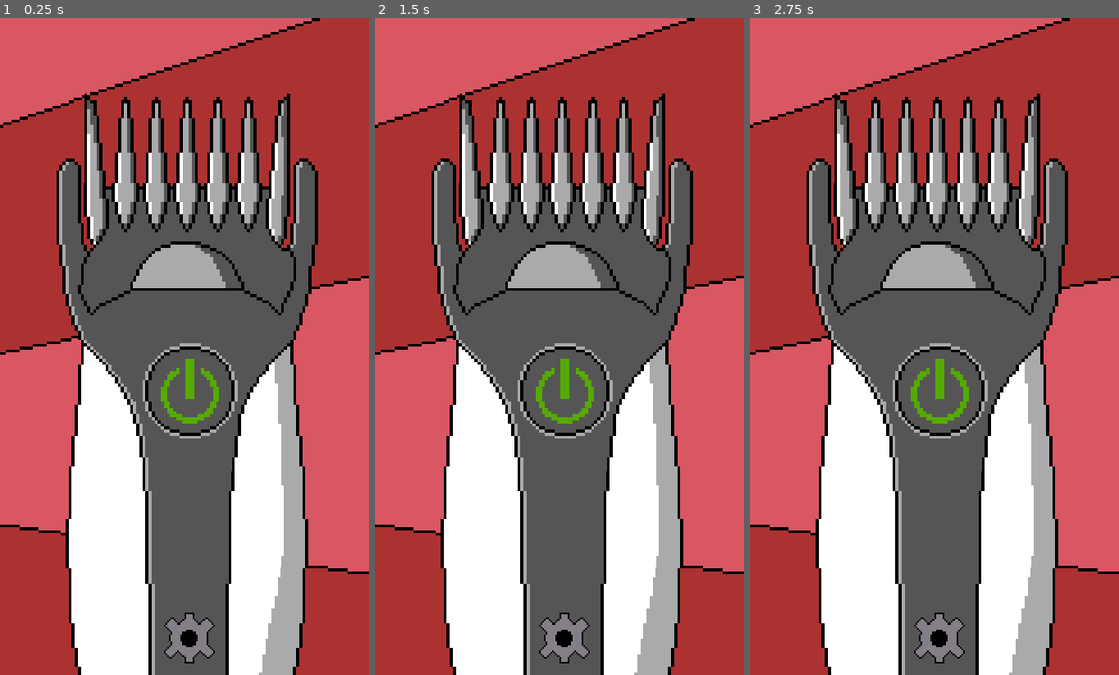
Above: before the commit, frames 1-3 (left to right).
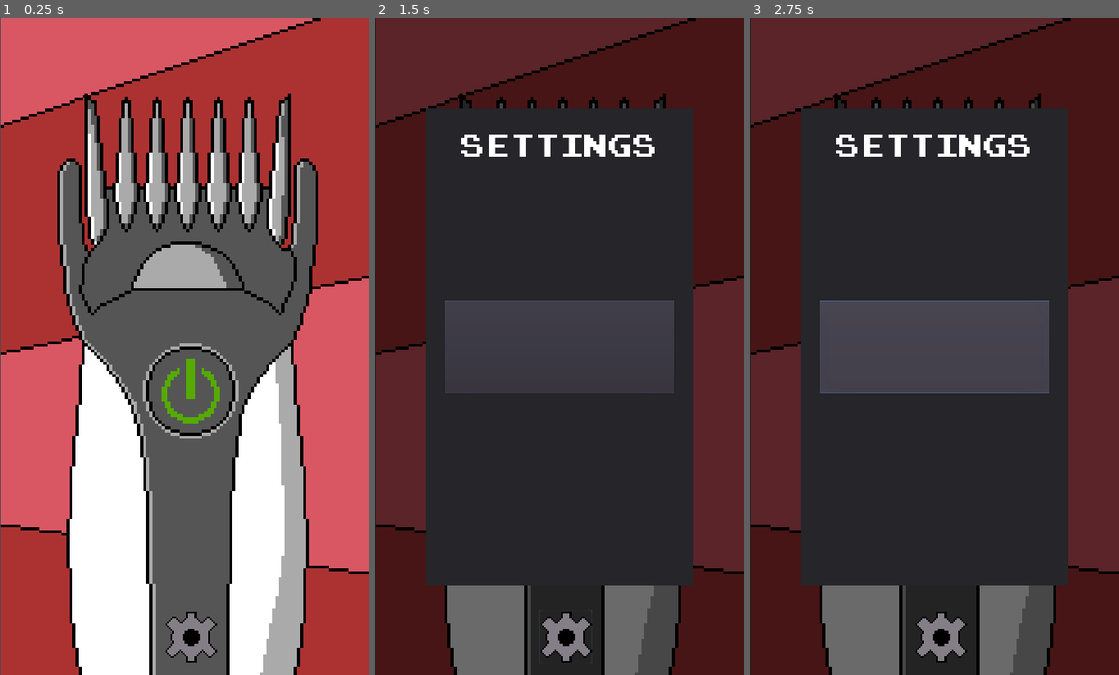
Above: after the commit, the same moments.

Repository: KayckeNizer/Open-virtual-shaver
Game: Godot game, scene res://ActiveApplication.tscn
The game is run twice, just before and just after one commit, with the same random seed, the same clock (stepped at 60 frames per second) and the same inputs.
Inputs (mouse positions are in pixels of both pictures, inside the frame that each line leads up to):
- Up to frame 1 (0.25 s): no input
- Up to frame 2 (1.5 s): click (566, 392) at 0.5 s; click (566, 635) at 1.27 s
- Up to frame 3 (2.75 s): click (934, 346) at 2.02 s

The runs differ from the first frame. In frame 1, 3.7% of the frame differs, in the area x 0-98%, y 0-100%; in frame 2, 97%, in the area x 0-100%, y 0-100%; in frame 3, 92%.

Commit message:
Settings menu partially created
Created the Settings menu scene and the functions. Font choosen.

Diff:
--- a/ActiveApplication.tscn
+++ b/ActiveApplication.tscn
@@ -6,6 +6,8 @@
 [ext_resource path="res://turn_on.gd" type="Script" id=4]
 [ext_resource path="res://Assets/shaver_sound.ogg" type="AudioStream" id=5]
 [ext_resource path="res://Assets/config_icon.png" type="Texture" id=6]
+[ext_resource path="res://Menu.tscn" type="PackedScene" id=7]
+[ext_resource path="res://Button_Settings.gd" type="Script" id=8]
 
 [sub_resource type="Animation" id=1]
 length = 0.001
@@ -56,12 +58,12 @@
 }
 
 [node name="shaver_scene" type="Node2D"]
+position = Vector2( 539, 968 )
 
 [node name="turn_on_button" type="Button" parent="."]
-margin_left = 435.0
-margin_top = 967.5
-margin_right = 678.0
-margin_bottom = 1211.5
+margin_left = -102.0
+margin_right = 141.0
+margin_bottom = 244.0
 action_mode = 0
 flat = true
 script = ExtResource( 4 )
@@ -90,10 +92,36 @@
 [node name="shaver_audio" type="AudioStreamPlayer" parent="turn_on_button"]
 stream = ExtResource( 5 )
 
-[node name="ConfigIcon" type="Sprite" parent="turn_on_button"]
-position = Vector2( 119, 844.5 )
+[node name="Control" parent="." instance=ExtResource( 7 )]
+anchor_left = 0.5
+anchor_top = 0.5
+anchor_right = 0.5
+anchor_bottom = 0.5
+margin_left = 1.0
+margin_top = -7.0
+margin_right = 1.0
+margin_bottom = -7.0
+
+[node name="Button_Settings" type="Button" parent="."]
+anchor_left = 0.5
+anchor_top = 1.0
+anchor_right = 0.5
+anchor_bottom = 1.0
+margin_left = -58.0
+margin_top = 762.0
+margin_right = 97.0
+margin_bottom = 919.0
+flat = true
+script = ExtResource( 8 )
+__meta__ = {
+"_edit_group_": true
+}
+
+[node name="Settings_Icon" type="Sprite" parent="Button_Settings"]
+position = Vector2( 79, 80 )
 scale = Vector2( 5, 5 )
 texture = ExtResource( 6 )
 
 [connection signal="button_up" from="turn_on_button" to="turn_on_button" method="_on_turn_on_button_button_up"]
 [connection signal="pressed" from="turn_on_button" to="turn_on_button" method="_on_turn_on_button_pressed"]
+[connection signal="pressed" from="Button_Settings" to="Button_Settings" method="_on_Button_Settings_pressed"]
--- /dev/null
+++ b/Button_Settings.gd
@@ -0,0 +1,10 @@
+extends Button
+
+func _ready():
+	get_parent().get_node("Control").visible = false
+
+func _on_Button_Settings_pressed():
+	if get_parent().get_node("Control").visible:
+		get_parent().get_node("Control").visible = false
+	elif not get_parent().get_node("Control").visible:
+		get_parent().get_node("Control").visible = true
--- /dev/null
+++ b/Fonts/DynamicFont.tres
@@ -0,0 +1,4 @@
+[gd_resource type="DynamicFontData" format=2]
+
+[resource]
+font_path = "res://Fonts/prstart.ttf"
--- /dev/null
+++ b/Menu.tscn
@@ -0,0 +1,54 @@
+[gd_scene load_steps=3 format=2]
+
+[ext_resource path="res://Fonts/DynamicFont.tres" type="DynamicFontData" id=1]
+
+[sub_resource type="DynamicFont" id=2]
+size = 74
+font_data = ExtResource( 1 )
+
+[node name="Settings_menu" type="Control"]
+anchor_right = 1.0
+anchor_bottom = 1.0
+
+[node name="ColorRect" type="ColorRect" parent="."]
+anchor_left = 0.5
+anchor_top = 0.5
+anchor_right = 0.5
+anchor_bottom = 0.5
+margin_left = -540.0
+margin_top = -960.0
+margin_right = 540.0
+margin_bottom = 960.0
+color = Color( 0, 0, 0, 0.584314 )
+
+[node name="Panel" type="Panel" parent="ColorRect"]
+anchor_left = 0.5
+anchor_top = 0.5
+anchor_right = 0.5
+anchor_bottom = 0.5
+margin_left = -392.0
+margin_top = -697.0
+margin_right = 392.0
+margin_bottom = 697.0
+
+[node name="Label" type="Label" parent="ColorRect/Panel"]
+anchor_left = 0.5
+anchor_right = 0.5
+margin_left = -392.0
+margin_top = 76.0
+margin_right = 392.0
+margin_bottom = 151.0
+custom_fonts/font = SubResource( 2 )
+text = "SETTINGS"
+align = 1
+valign = 1
+
+[node name="Button" type="Button" parent="ColorRect/Panel"]
+anchor_left = 0.5
+anchor_top = 0.5
+anchor_right = 0.5
+anchor_bottom = 0.5
+margin_left = -337.0
+margin_top = -135.0
+margin_right = 337.0
+margin_bottom = 135.0
Binary file added: 8514OEM.FON
Not shown: 1 places in ActiveApplication.tscn that only renumber resources
Not shown, added: Assets/007.png.import
Binary file added: Fonts/prstart.ttf
Binary file added: Fonts/prstartk.ttf
Binary file added: Fonts/vga850.fon
Binary file added: app850.fon
